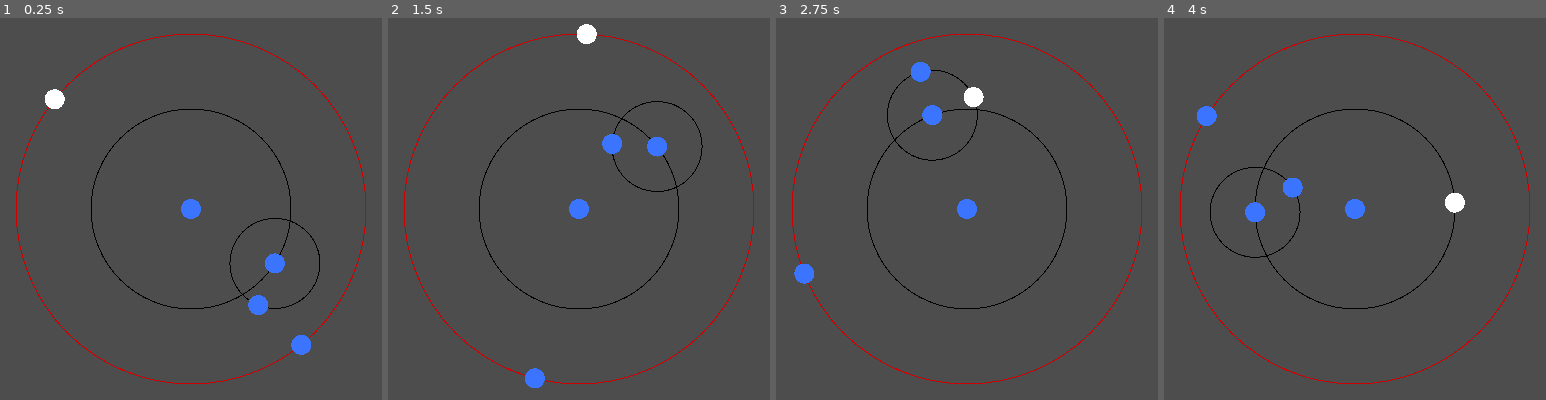
Above: before the commit, frames 1-4 (left to right).
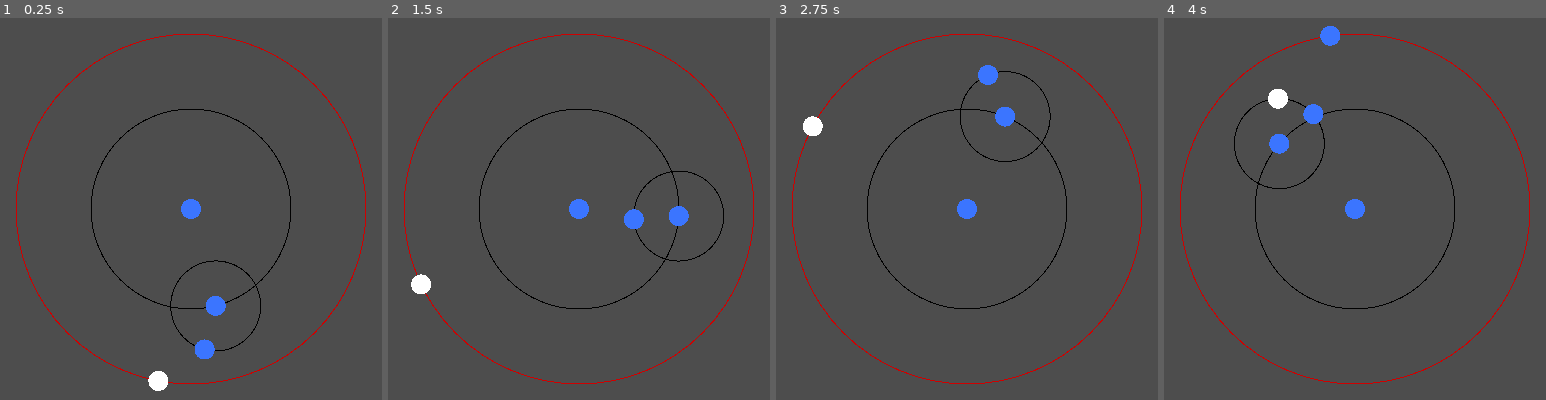
Above: after the commit, the same moments.

Repository: gazzythehag/GameJam2025
Game: Godot game, scene res://scenes/testscene.tscn
Two runs of this game, one before a commit and one after it. Both use one fixed random seed, a clock stepped at 60 frames per second and the inputs below.
Inputs:
- Up to frame 1 (0.25 s): no input
- Up to frame 2 (1.5 s): hold Up (ui_up) 0.53-1.28 s; hold Down (ui_down) from 1.28 s (still down)
- Up to frame 3 (2.75 s): release Down (ui_down) at 2.03 s; hold Up (ui_up) from 2.03 s (still down)
- Up to frame 4 (4 s): release Up (ui_up) at 3.53 s; hold Down (ui_down) from 3.53 s (still down)

The runs differ from the first frame. In frame 1, 1.8% of the frame differs, in the area x 11-84%, y 18-98%; in frame 2, 1.9%; in frame 3, 1.8%; in frame 4, 2.1%, in the area x 8-79%, y 2-63%.

Commit message:
created a test level and obstacle scene for future use

Diff:
--- a/scenes/player.tscn
+++ b/scenes/player.tscn
@@ -5,5 +5,5 @@
 
 [node name="Player" instance=ExtResource("1_42lm8")]
 script = ExtResource("1_pgpta")
-max_distance = null
+max_distance = 0.0
 centre_colour = Color(1, 1, 1, 1)
--- a/scenes/testscene.tscn
+++ b/scenes/testscene.tscn
@@ -14,8 +14,7 @@
 mode = 2
 
 [node name="moon_center" parent="moon_center/orbit" instance=ExtResource("1_qj3mv")]
-position = Vector2(67.8415, 73.4678)
-loop_progress = 94.9934
+position = Vector2(-74.6884, 66.4955)
 
 [node name="orbit2" parent="moon_center/orbit/moon_center" instance=ExtResource("2_vhqwi")]
 orbit_radius = 45
@@ -23,8 +22,7 @@
 mode = 1
 
 [node name="moon_center" parent="moon_center/orbit/moon_center/orbit2" instance=ExtResource("1_qj3mv")]
-position = Vector2(-5.66217, 44.6424)
-loop_progress = -9569.42
+position = Vector2(44.7379, 4.8501)
 
 [node name="orbit3" parent="moon_center" instance=ExtResource("2_vhqwi")]
 orbit_radius = 175
@@ -33,10 +31,8 @@
 mode = 1
 
 [node name="moon_center" parent="moon_center/orbit3" instance=ExtResource("1_qj3mv")]
-position = Vector2(134.22, 112.294)
-loop_progress = -8362.05
+position = Vector2(-83.136, -153.992)
 
 [node name="Player" parent="moon_center/orbit3" instance=ExtResource("3_xjd0h")]
-position = Vector2(-154.749, -81.7178)
-max_distance = 75.0
-loop_progress = -7830.91
+position = Vector2(113.523, 133.183)
+max_distance = 70.0
--- a/scripts/moon.gd
+++ b/scripts/moon.gd
@@ -1,4 +1,4 @@
-@tool
+#@tool
 extends Node2D
 class_name Moon
 
--- a/scripts/player.gd
+++ b/scripts/player.gd
@@ -1,4 +1,4 @@
-@tool
+#@tool
 extends Moon
 
 @export var max_distance: float # the max distance the node can be from an orbit
--- a/scripts/ring.gd
+++ b/scripts/ring.gd
@@ -1,4 +1,4 @@
-@tool
+#tool
 extends Node2D
 class_name OrbitRing
 
